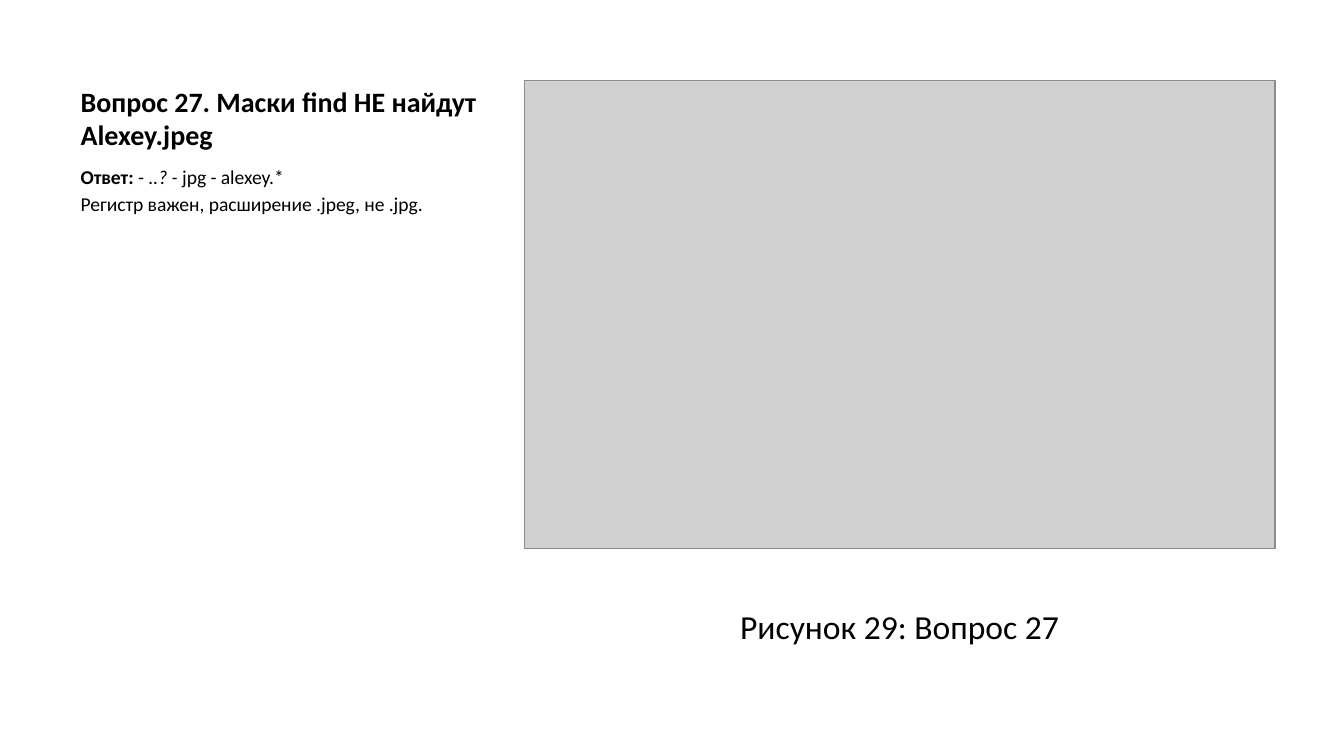
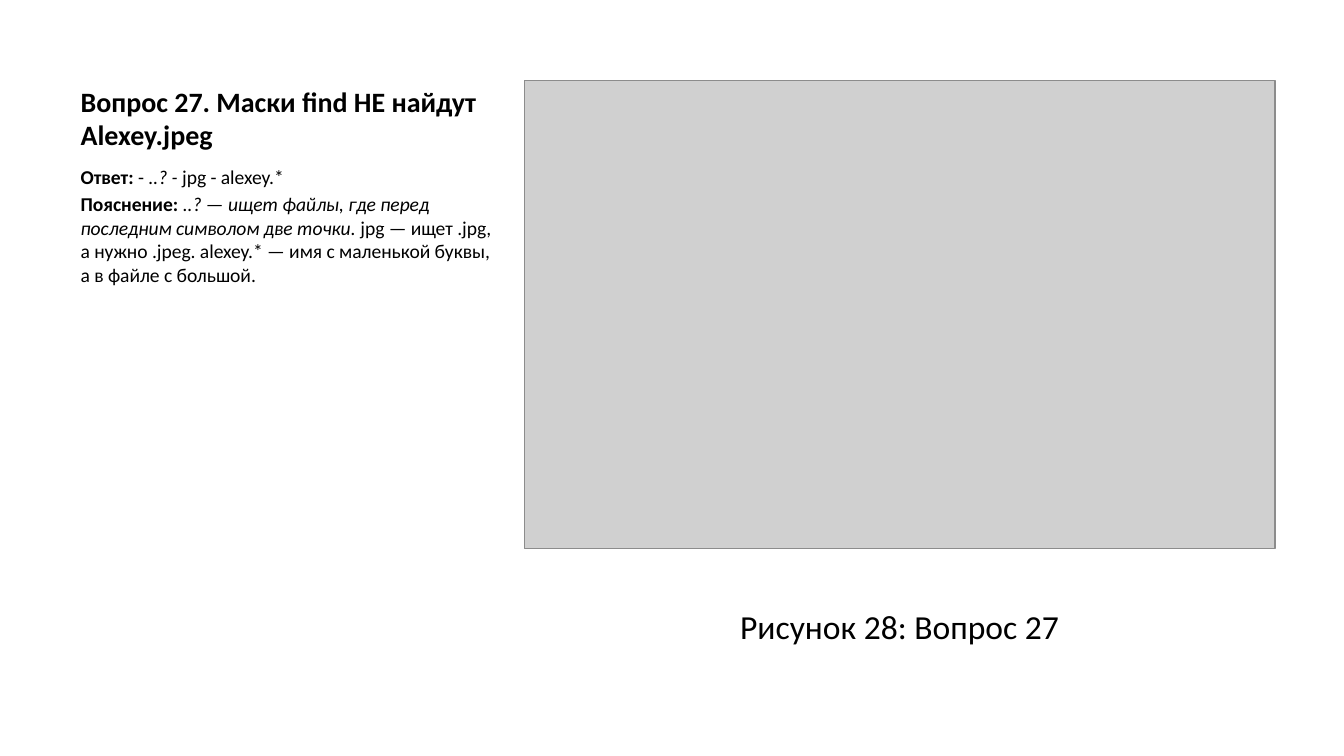
Before and after one commit to asivanova1/stepik-linux-course, a slide deck: slide 41 of stepik/razdel/01/presentation/output/presentation_stepik_1.pptx (slide 42 before the commit). Drawn at 1344x756 pixels with LibreOffice and Linux fonts; fonts in the diff are those of the drawing; grey boxes stand for pictures. Boxes give left, top, right and bottom in pixels: in the first picture for what was removed or moved away, otherwise in the second. Text is boxed around its words. In the diff, an @@ line names an element or a change of style, - is before the commit and + after.

```diff
--- a/stepik/razdel/01/presentation/output/presentation_stepik_1.pptx
+++ b/stepik/razdel/01/presentation/output/presentation_stepik_1.pptx
@@ text at (81, 197, 491, 286): text changed @@
-Регистр важен, расширение .jpeg, не .jpg.
+Пояснение: ..? — ищет файлы, где перед последним символом две точки. jpg — ищет .jpg, а нужно .jpeg. alexey.* — имя с маленькой буквы, а в файле с большой.
@@ text at (740, 616, 1059, 645): text changed @@
-Рисунок 29: Вопрос 27
+Рисунок 28: Вопрос 27
```
Also in this commit, not shown: 31 other slides changed, 3 slides removed, 25 other files.
